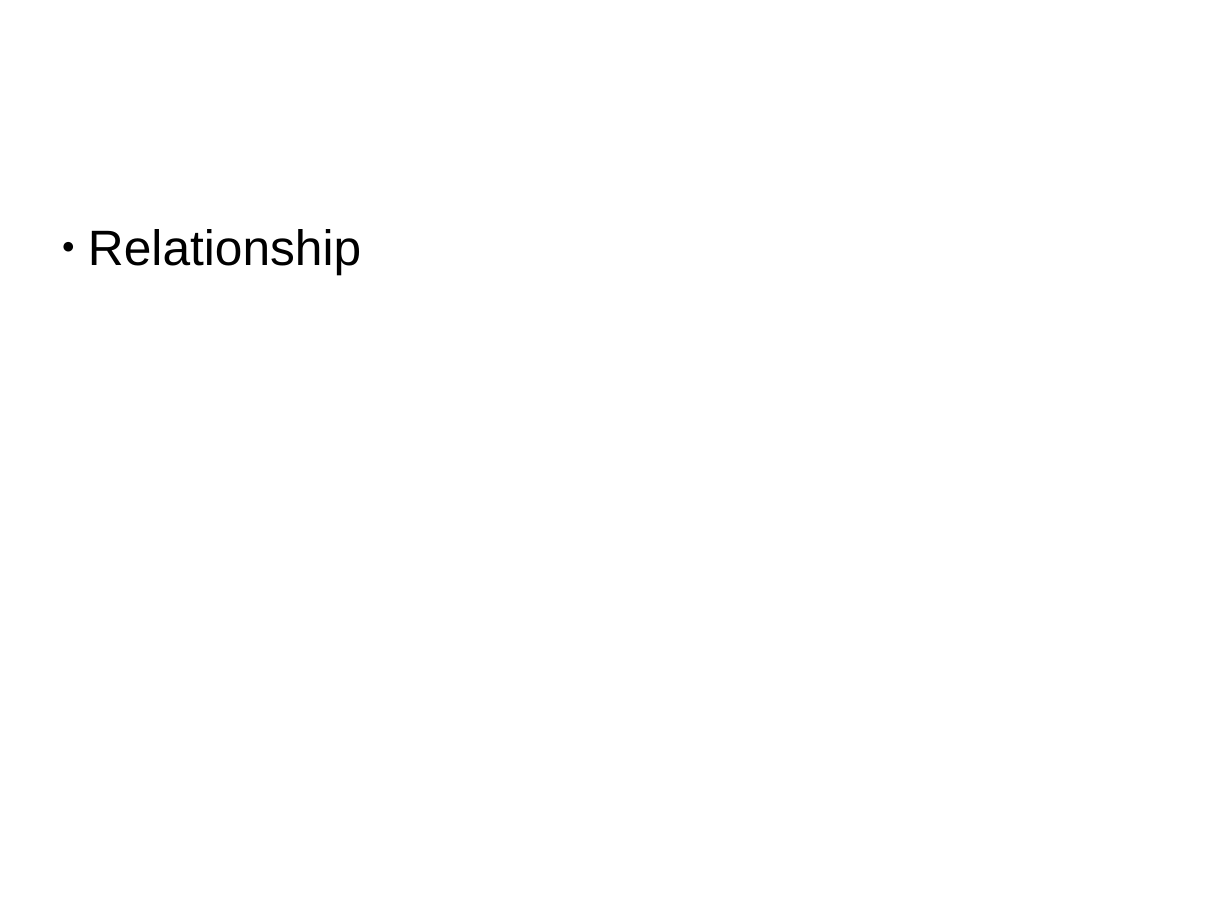
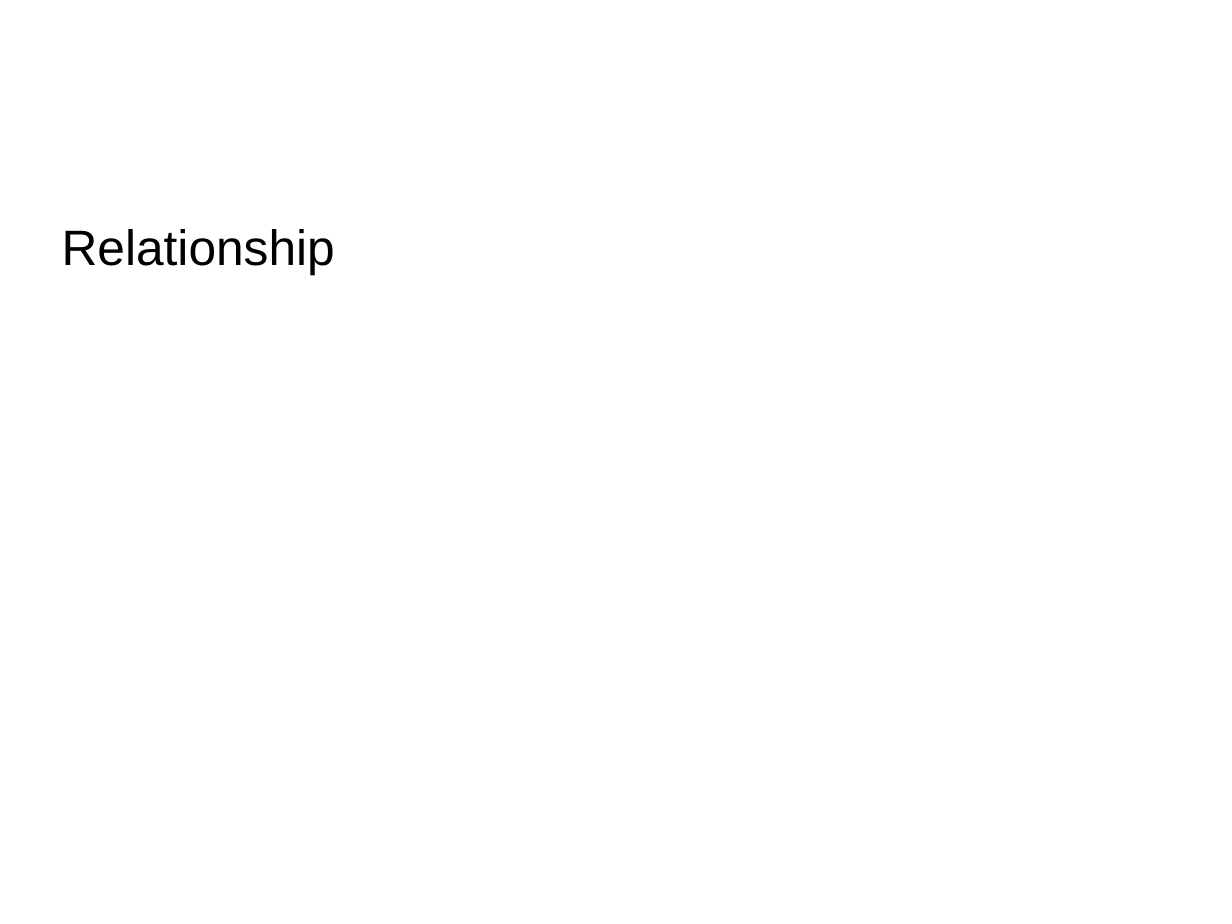
Before and after one commit to LostBlackCat/ReimuShare, a slide deck: slide 3 of Keynote.pptx. Drawn at 1232x924 pixels with LibreOffice and Linux fonts; fonts in the diff are those of the drawing. Boxes give left, top, right and bottom in pixels: in the first picture for what was removed or moved away, otherwise in the second. Text is boxed around its words. In the diff, an @@ line names an element or a change of style, - is before the commit and + after.

```diff
--- a/Keynote.pptx
+++ b/Keynote.pptx
@@ text "Relationship" at [62,229,335,275]: bullet ● to none @@
```
Also in this commit, not shown: 4 other slides changed, 3 slides added, 1 slide removed, 3 other files.
